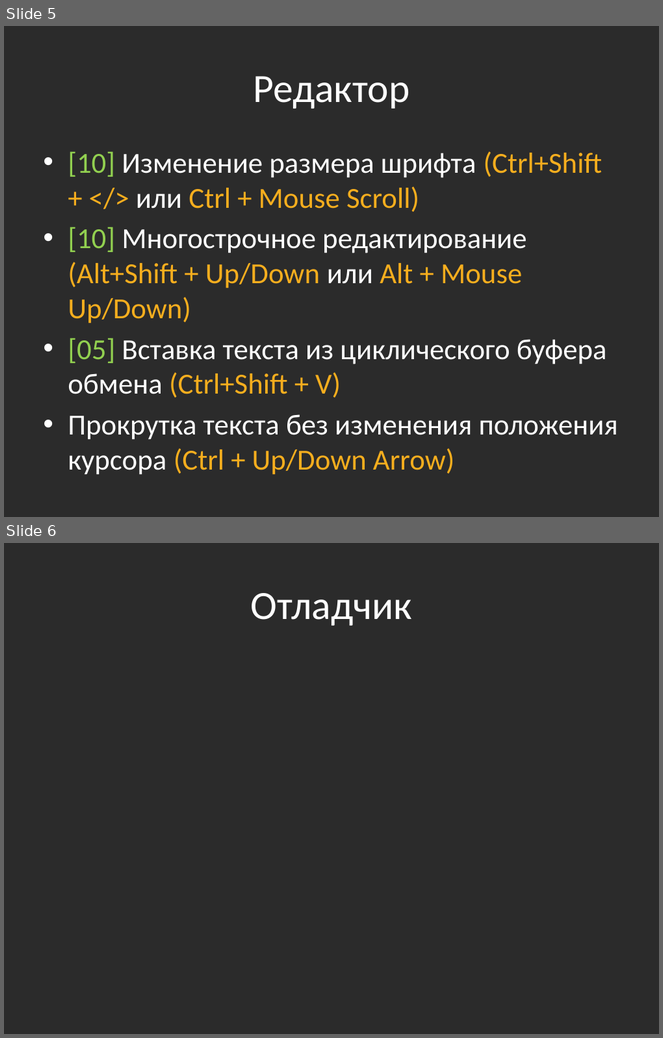
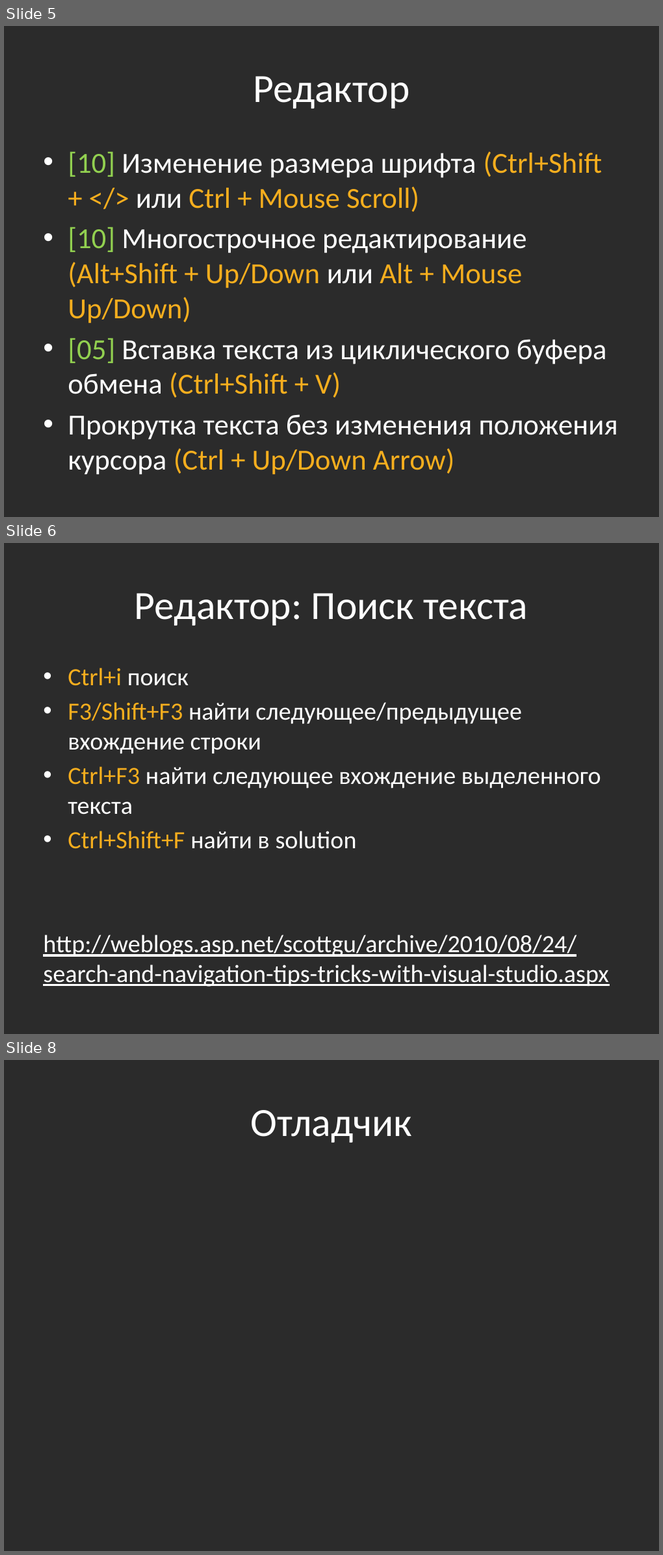
Before and after one commit to bazile/Training, a slide deck: Presentation/visual-studio.pptx. Shown one above the other, each under a label of ours: slides 5 and 6 before the commit, slides 5, 6 and 8 after it; the slides between them are not shown. The pictures are 663x1038 and 663x1555 pixels, drawn with LibreOffice and Linux fonts; fonts in the diff are those of the drawing; background and template pictures are left out; a plain dark background stands for a picture behind light text. Boxes give left, top, right and bottom in pixels: in the first picture for what was removed or moved away, otherwise in the second. Text is boxed around its words. In the diff, an @@ line names an element or a change of style, - is before the commit and + after.

```diff
--- a/Presentation/visual-studio.pptx
+++ b/Presentation/visual-studio.pptx
@@ slide 6 added at [4, 543, 659, 1034], background picture (left out) @@
@@ title added at [135, 593, 528, 626], 44 pt, text #FFFFFF @@
+Редактор: Поиск текста
@@ text added at [43, 668, 608, 987], 27.2 pt, text #FFFFFF @@
+• Ctrl+i поиск
+• F3/Shift+F3 найти следующее/предыдущее вхождение строки
+• Ctrl+F3 найти следующее вхождение выделенного текста
+• Ctrl+Shift+F найти в solution
+http://weblogs.asp.net/scottgu/archive/2010/08/24/search-and-navigation-tips-tricks-with-visual-studio.aspx
@@ what was slide 6 is now slide 8 @@
```
Also in this commit, not shown: 1 other slide added, 1 other file.
